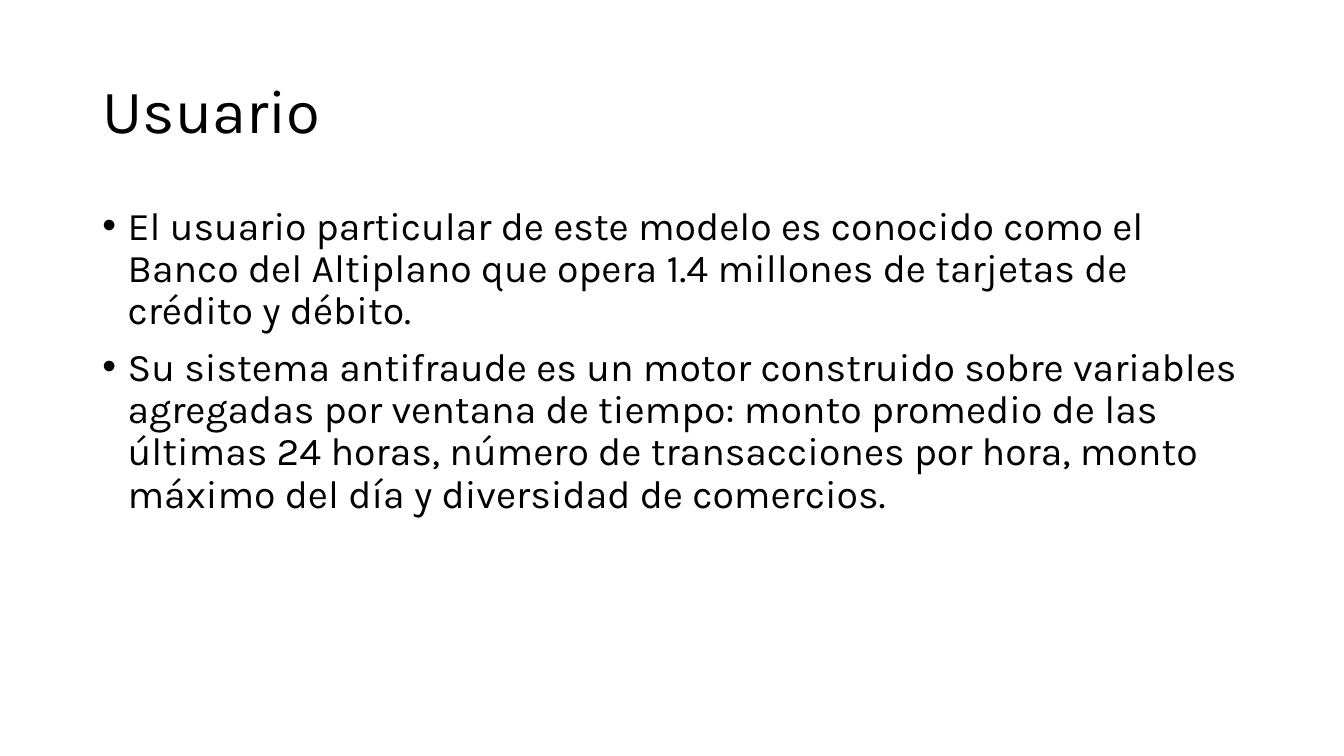
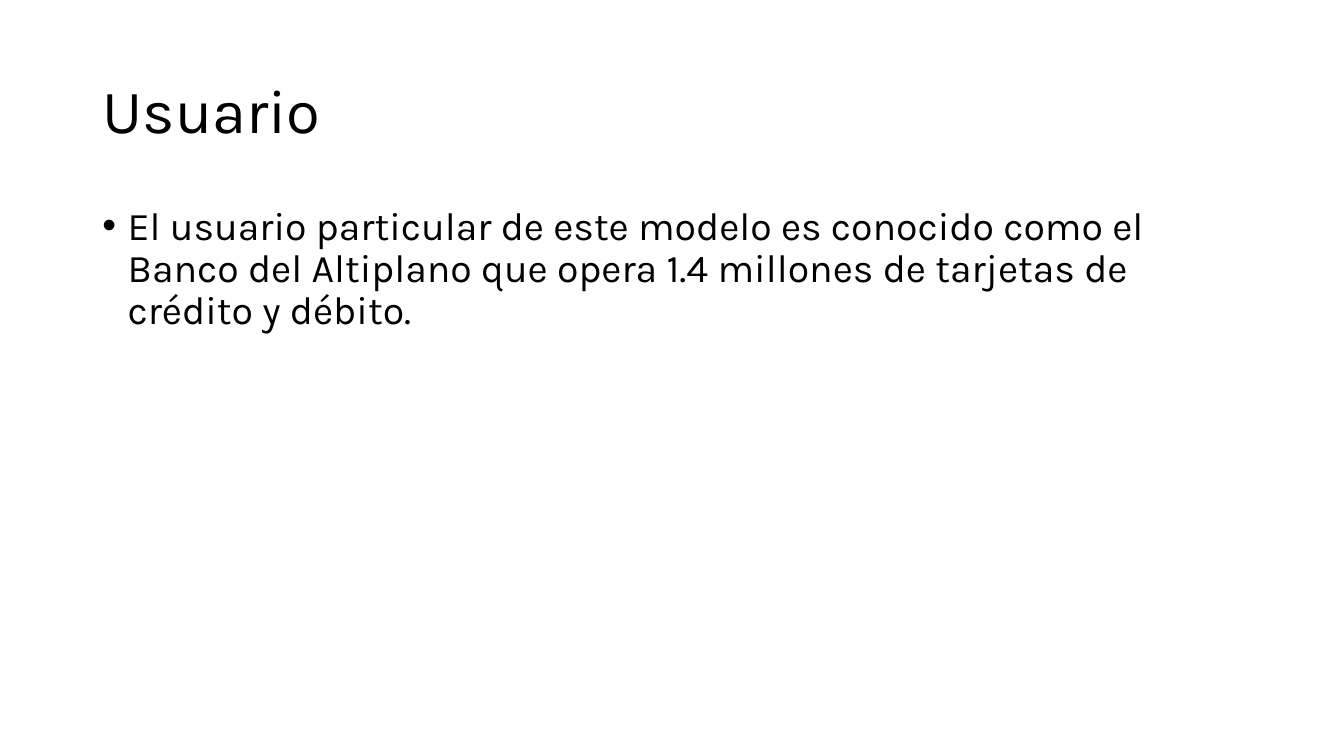
Before and after one commit to ricrod01/PROYECTO_4_DL, a slide deck: slide 4 of docs/Presentacion_Proyecto4.pptx. Drawn at 1344x756 pixels with LibreOffice and Linux fonts; fonts in the diff are those of the drawing. Boxes give left, top, right and bottom in pixels: in the first picture for what was removed or moved away, otherwise in the second. Text is boxed around its words. In the diff, an @@ line names an element or a change of style, - is before the commit and + after.

```diff
--- a/docs/Presentacion_Proyecto4.pptx
+++ b/docs/Presentacion_Proyecto4.pptx
@@ text at <box>128,354,1236,518</box>: paragraph removed @@
-• Su sistema antifraude es un motor construido sobre variables agregadas por ventana de tiempo: monto promedio de las últimas 24 horas, número de transacciones por hora, monto máximo del día y diversidad de comercios.
```
Also in this commit, not shown: 2 other slides changed.
